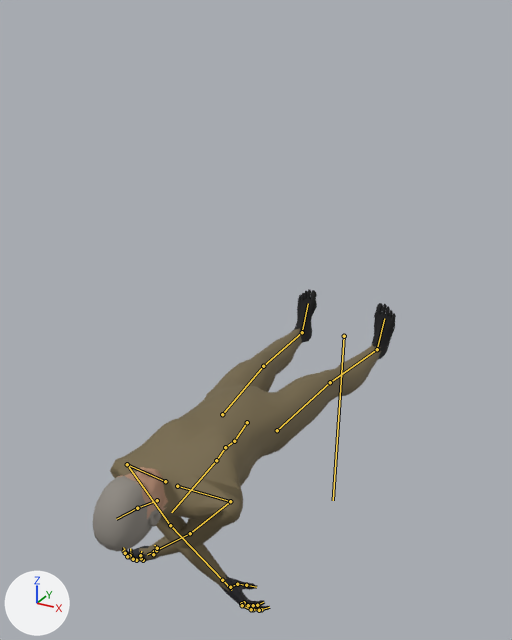
A saved change to the glTF model art/chars/shopkeeper.glb.
Before and after are seen from a 50 mm lens placed at (1.16, -3.01, 1.49), pointed at (-0.03, -0.85, 0.41). The axes (+X, +Y, +Z) are drawn at lower left. The lights are the same throughout. The older version comes first. Both versions are drawn at frame 13 of the action 'die'; the numbers are the values there. The bones that change, and the others that lie on the model, are drawn over the model as lines.

Names of what the first picture shows: 'arms', 'body', 'head'.
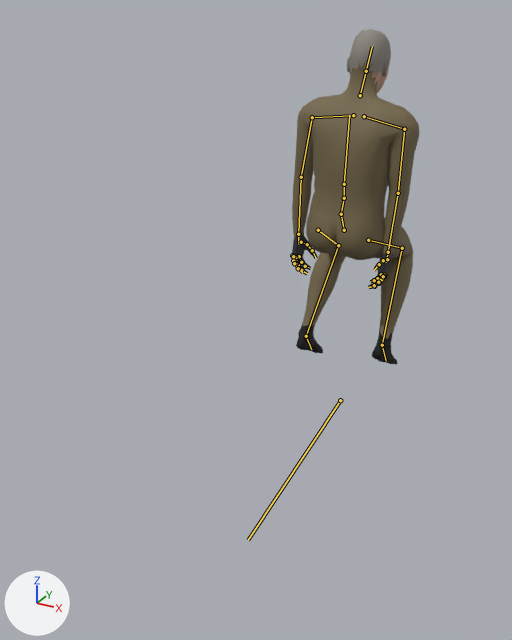
The change in detail:
Bone 'Root' (bone_root) moves from (0.0, 0.0, 0.0) to (0.0, 0.0, -0.368).
Bone 'Root' (bone_root) turns from (-88, 0, 0) to (-11, -2, 0) degrees about its own x, y and z.
Bone 'spine_01' (bone_spine_01) turns from (0, 0, 0) to (17, 0, 0) degrees about its own x, y and z.
Bone 'upperarm_l' (bone_upperarm_l) turns from (-121, -24, 15) to (-1, 1, -37) degrees about its own x, y and z.
Bone 'lowerarm_l' (bone_lowerarm_l) turns from (-44, -5, -12) to (-38, -3, -9) degrees about its own x, y and z.
Bone 'upperarm_r' (bone_upperarm_r) turns from (-121, 24, -15) to (-1, -1, 39) degrees about its own x, y and z.
Bone 'lowerarm_r' (bone_lowerarm_r) turns from (-44, 5, 12) to (-38, 3, 9) degrees about its own x, y and z.
Bone 'thigh_l' (bone_thigh_l) turns from (0, 0, 0) to (-42, 4, 21) degrees about its own x, y and z.
Bone 'calf_l' (bone_calf_l) turns from (0, 0, 0) to (85, 5, 3) degrees about its own x, y and z.
Bone 'thigh_r' (bone_thigh_r) turns from (0, 0, 0) to (-49, -5, -24) degrees about its own x, y and z.
Bone 'calf_r' (bone_calf_r) turns from (0, 0, 0) to (95, -6, -4) degrees about its own x, y and z.

Where the change shows, as pixel boxes [x1, y1, x2, y2] in the pictures (512 x 640 px):
'body', posed (58% narrower, 19% taller)
    before: [116, 289, 396, 520]
    after: [296, 90, 413, 365]
'arms', posed (20% narrower, 22% taller)
    before: [110, 454, 269, 611]
    after: [292, 97, 419, 288]
'head', posed (26% narrower, 8% shorter)
    before: [93, 465, 202, 551]
    after: [322, 29, 402, 108]
bone 'Root', root to tip
    before: (344, 336) to (333, 500)
    after: (340, 400) to (248, 540)
bone 'spine_01', root to tip
    before: (234, 441) to (225, 447)
    after: (341, 214) to (344, 198)
bone 'upperarm_l', root to tip
    before: (127, 464) to (170, 525)
    after: (312, 117) to (301, 177)
bone 'lowerarm_l', root to tip
    before: (170, 525) to (222, 580)
    after: (301, 177) to (298, 234)
bone 'upperarm_r', root to tip
    before: (230, 501) to (190, 533)
    after: (404, 129) to (398, 193)
bone 'lowerarm_r', root to tip
    before: (190, 533) to (154, 551)
    after: (398, 193) to (388, 252)
bone 'thigh_l', root to tip
    before: (222, 414) to (263, 366)
    after: (318, 230) to (338, 245)
bone 'calf_l', root to tip
    before: (263, 366) to (302, 332)
    after: (338, 245) to (306, 336)
bone 'thigh_r', root to tip
    before: (277, 430) to (330, 382)
    after: (368, 240) to (402, 248)
bone 'calf_r', root to tip
    before: (330, 382) to (377, 349)
    after: (402, 248) to (382, 345)
